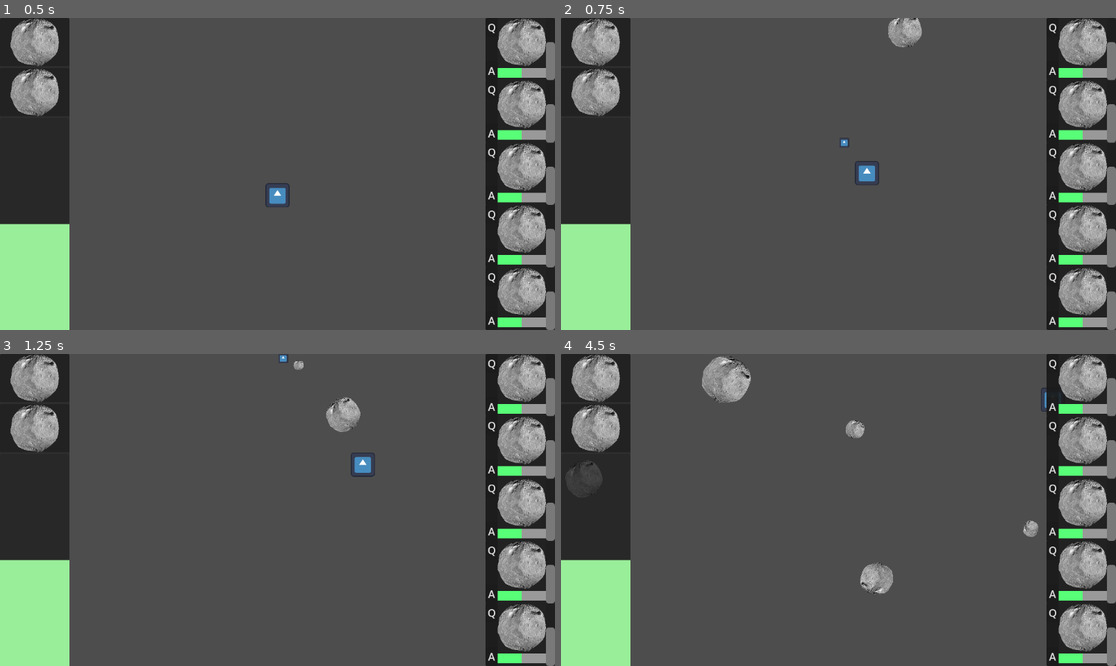
Above: before the commit, frames 1-4 (two rows, left to right).
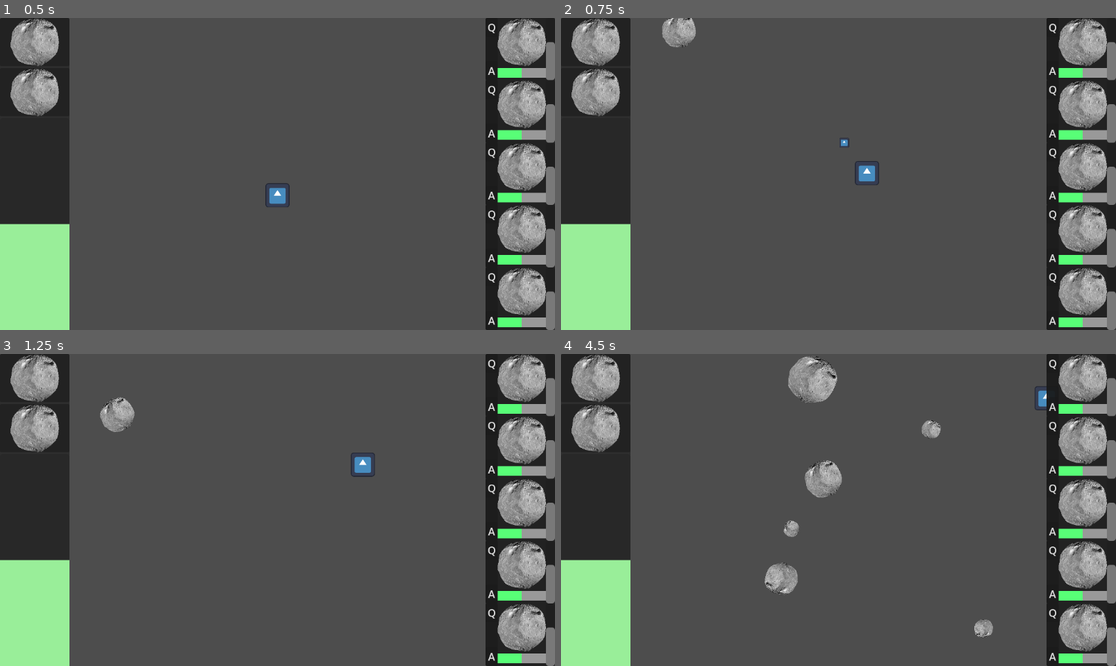
Above: after the commit, the same moments.

Repository: DigitsCodeCompendium/game.MJ198
Game: Godot game, scene res://scenes/game.tscn
The game is run twice, just before and just after one commit, with the same random seed, the same clock (stepped at 60 frames per second) and the same inputs. The engine's default icon, where the game draws it, is replaced by a stand-in: a white triangle on a blue panel in a dark square.
Inputs:
- Up to frame 1 (0.5 s): no input
- Up to frame 2 (0.75 s): click "Q" at 0.5 s
- Up to frame 3 (1.25 s): no input
- Up to frame 4 (4.5 s): click "A" at 1.25 s; click "Q" at 2 s; click "A" at 2.75 s; click "Q" at 3.5 s; click "A" at 4.25 s

Frame 1 is identical in both runs. In frame 2, 0.9% of the frame differs, in the area x 18-66%, y 0-10%; in frame 3, 1.0%; in frame 4, 4.3%, in the area x 0-88%, y 0-91%.

Commit message:
Restricted player and asteroids to playable area

Diff:
--- a/scenes/game.gd
+++ b/scenes/game.gd
@@ -1,7 +1,7 @@
 extends Node2D
 
 var asteroid_scene = preload("res://scenes/enemies/asteroid.tscn")
-
+var playable_margins: float
 @export var spawn_timer = 0.5 #spawn timer of asteroids in seconds
 var spawn_timer_time = 0
 
@@ -13,6 +13,9 @@
 # Called every frame. 'delta' is the elapsed time since the previous frame.
 func _process(delta: float) -> void:
 	spawn_timer_time += delta
+
+	playable_margins = 0.125*get_viewport().size.x
+
 	if spawn_timer_time > spawn_timer:
 		spawn_timer_time = 0
 
@@ -20,5 +23,5 @@
 
 		var asteroid = asteroid_scene.instantiate()
 		add_child(asteroid)
-		asteroid.launch(Vector2(randi_range(-10, 10), 200), Vector2(randi_range(10, screen_size.x-10),-20), randf_range(1, 5))
+		asteroid.launch(Vector2(randi_range(-10, 10), 200), Vector2(randi_range(playable_margins, screen_size.x-playable_margins),-20), randf_range(1, 5))
 	pass
--- a/scenes/player.gd
+++ b/scenes/player.gd
@@ -23,9 +23,9 @@
 	velocity = velocity.limit_length(max_speed)
 
 	position += velocity
-
+	var margins = get_parent().playable_margins
 	#Clamp player to the screen
-	position.x = clamp(position.x,0,get_viewport().size.x)
+	position.x = clamp(position.x,margins,get_viewport().size.x-margins)
 	position.y = clamp(position.y,0,get_viewport().size.y)
 
 func _on_player_collide(area: Area2D):
